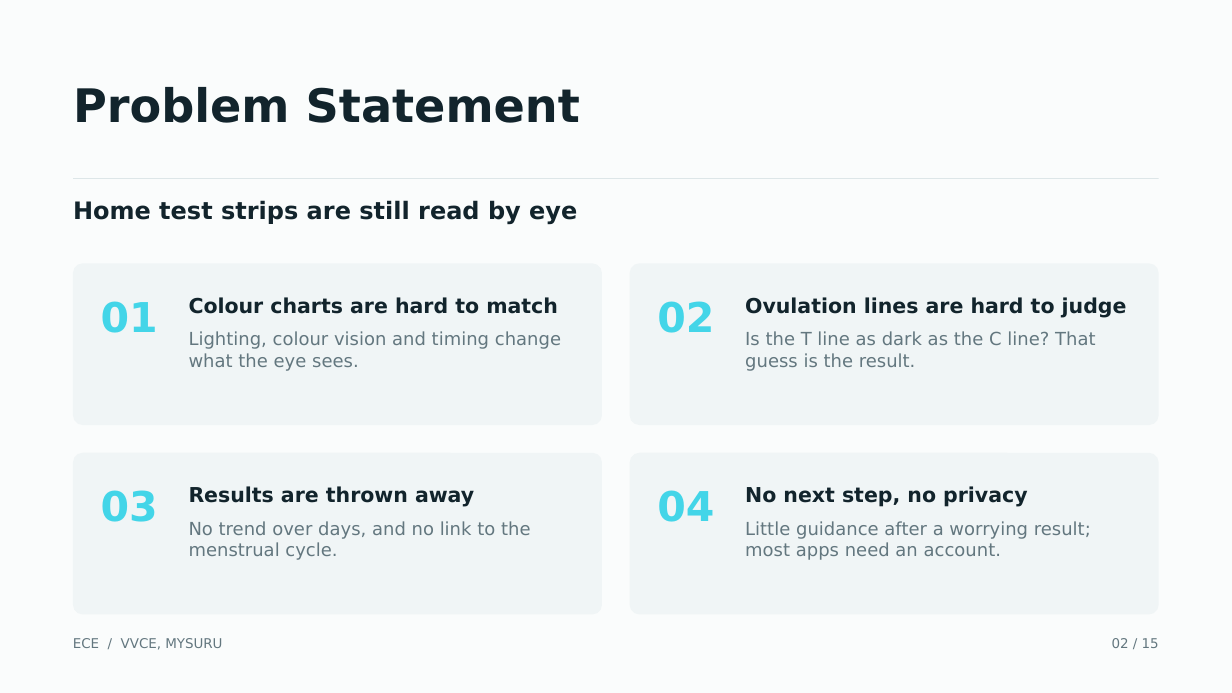
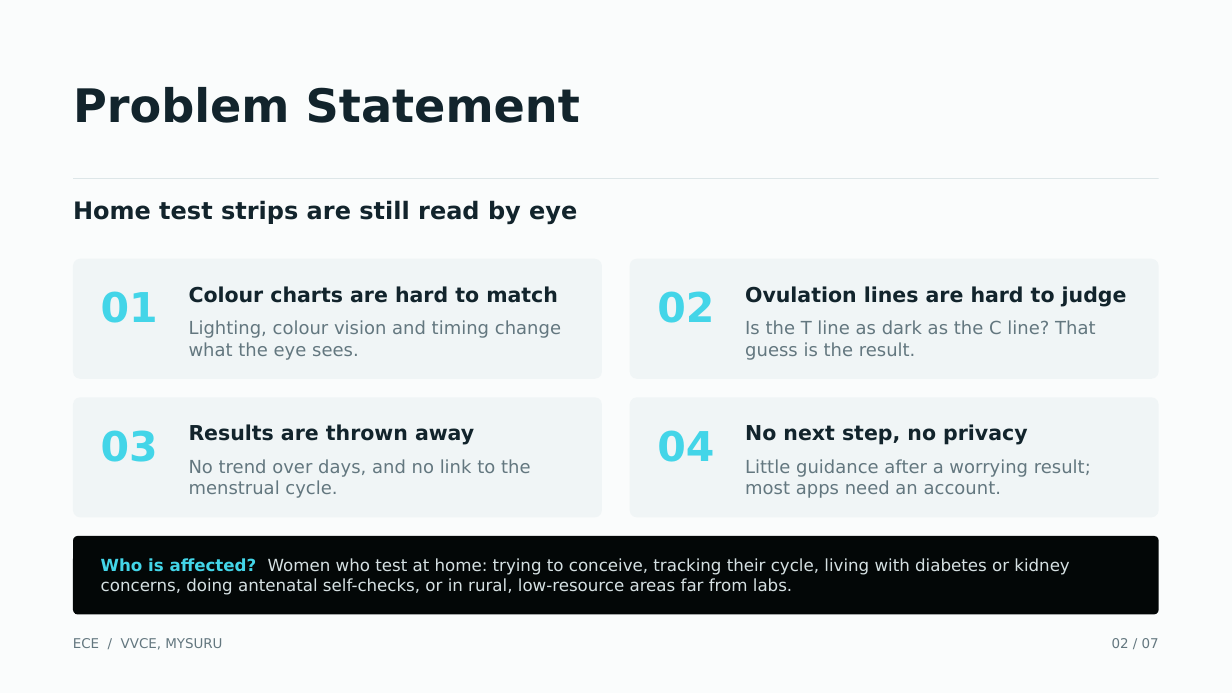
Before and after one commit to RividyathaSathakshi/LUMENOVA, a slide deck: slide 2 of presentation/Lumenova_TechShodha.pptx. Drawn at 1232x693 pixels with LibreOffice and Linux fonts; fonts in the diff are those of the drawing. Boxes give left, top, right and bottom in pixels: in the first picture for what was removed or moved away, otherwise in the second. Text is boxed around its words. In the diff, an @@ line names an element or a change of style, - is before the commit and + after.

```diff
--- a/presentation/Lumenova_TechShodha.pptx
+++ b/presentation/Lumenova_TechShodha.pptx
@@ rounded rectangle: place and size @@
-rounded rectangle at (73,263,602,425)
+rounded rectangle at (73,259,602,379)
@@ rounded rectangle: place and size @@
-rounded rectangle at (630,263,1159,425)
+rounded rectangle at (630,259,1159,379)
@@ text "01": place and size @@
-text "01" at (101,301,158,333)
+text "01" at (101,291,158,323)
@@ text "Colour charts are hard to ...": place and size @@
-text "Colour charts are hard to ..." at (189,297,561,371)
+text "Colour charts are hard to ..." at (189,286,561,360)
@@ text "02": place and size @@
-text "02" at (657,301,714,333)
+text "02" at (657,291,714,323)
@@ text "Ovulation lines are hard to ...": place and size @@
-text "Ovulation lines are hard to ..." at (745,297,1127,371)
+text "Ovulation lines are hard to ..." at (745,286,1127,360)
@@ rounded rectangle: place and size @@
-rounded rectangle at (73,453,602,615)
+rounded rectangle at (73,397,602,518)
@@ rounded rectangle: place and size @@
-rounded rectangle at (630,453,1159,615)
+rounded rectangle at (630,397,1159,518)
@@ text "03": place and size @@
-text "03" at (101,490,158,522)
+text "03" at (101,430,158,462)
@@ text "Results are thrown away": place and size @@
-text "Results are thrown away" at (189,486,531,560)
+text "Results are thrown away" at (189,424,531,498)
@@ text "04": place and size @@
-text "04" at (657,490,714,522)
+text "04" at (657,430,714,462)
@@ text "No next step, no privacy": place and size @@
-text "No next step, no privacy" at (745,486,1091,560)
+text "No next step, no privacy" at (745,424,1091,498)
@@ rounded rectangle added at (73,536,1159,615), fill #030707 @@
@@ text added at (101,558,1069,595), 13 pt, text #D5E0E2 @@
+Who is affected? Women who test at home: trying to conceive, tracking their cycle, living with diabetes or kidney concerns, doing antenatal self-checks, or in rural, low-resource areas far from labs.
@@ text at (1112,638,1159,648): text changed @@
-02 / 15
+02 / 07
```
Also in this commit, not shown: 4 other slides changed, 8 slides removed.
